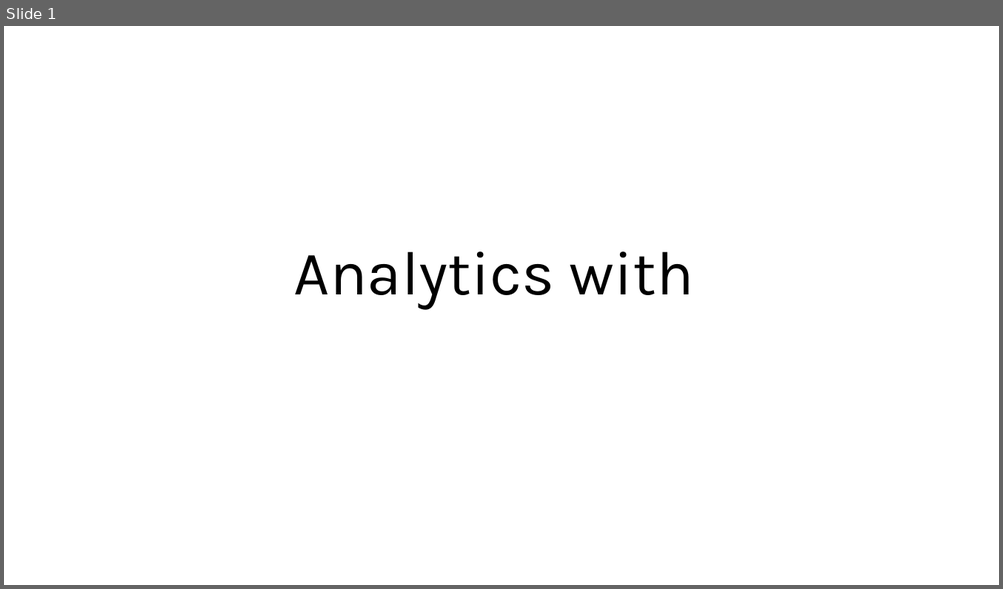
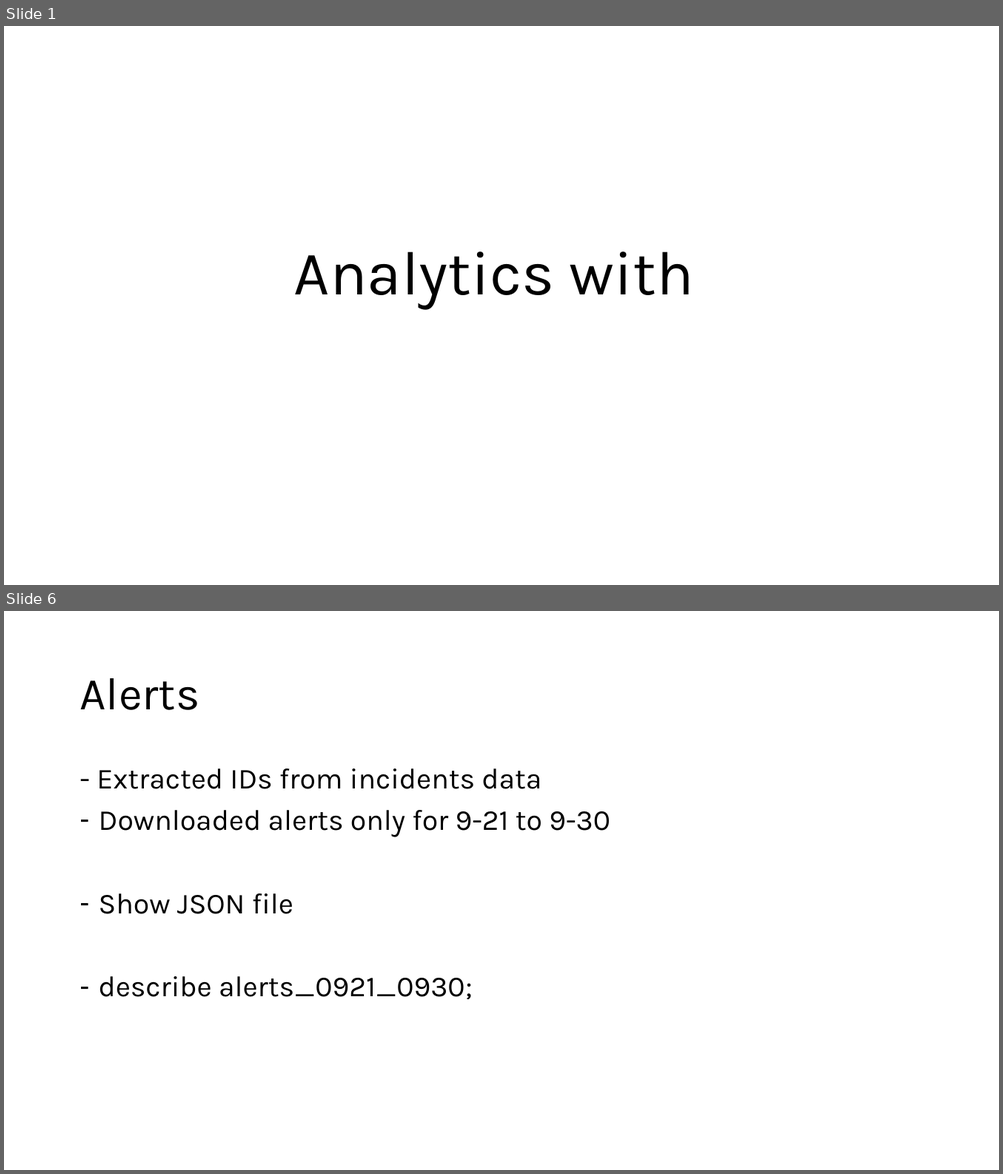
Before and after one commit to iyusufhpe/cope_pagerduty, a slide deck: docs/Analytics with DuckDB.pptx. Shown one above the other, each under a label of ours: slide 1 before the commit, slides 1 and 6 after it; the slides between them are not shown. The pictures are 1003x589 and 1003x1174 pixels, drawn with LibreOffice and Linux fonts; fonts in the diff are those of the drawing. Boxes give left, top, right and bottom in pixels: in the first picture for what was removed or moved away, otherwise in the second. Text is boxed around its words. In the diff, an @@ line names an element or a change of style, - is before the commit and + after.

```diff
--- a/docs/Analytics with DuckDB.pptx
+++ b/docs/Analytics with DuckDB.pptx
@@ slide 6 added at bbox=[4, 611, 999, 1170], background #FFFFFF @@
@@ title added at bbox=[79, 678, 199, 710], 44 pt, text #000000 @@
+Alerts
@@ text added at bbox=[96, 769, 610, 999], 28 pt, text #000000 @@
+- Extracted IDs from incidents data
+– Downloaded alerts only for 9-21 to 9-30
+– Show JSON file
+– describe alerts_0921_0930;
```
Also in this commit, not shown: 3 slides changed, 2 other slides added, 1 slide removed, 3 other files.
